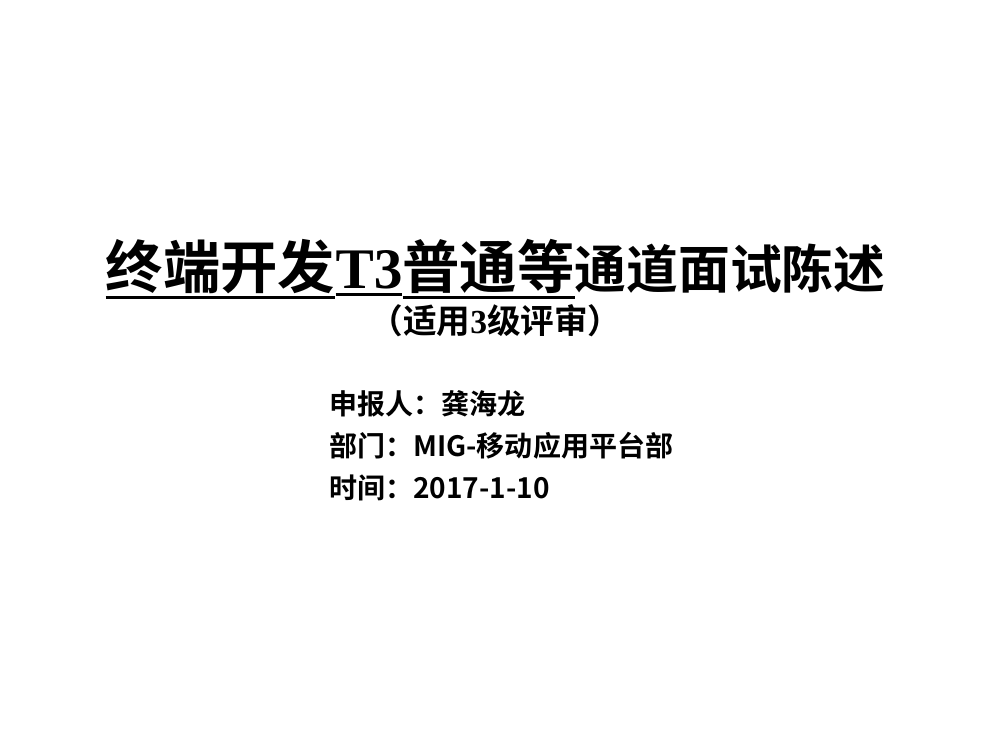
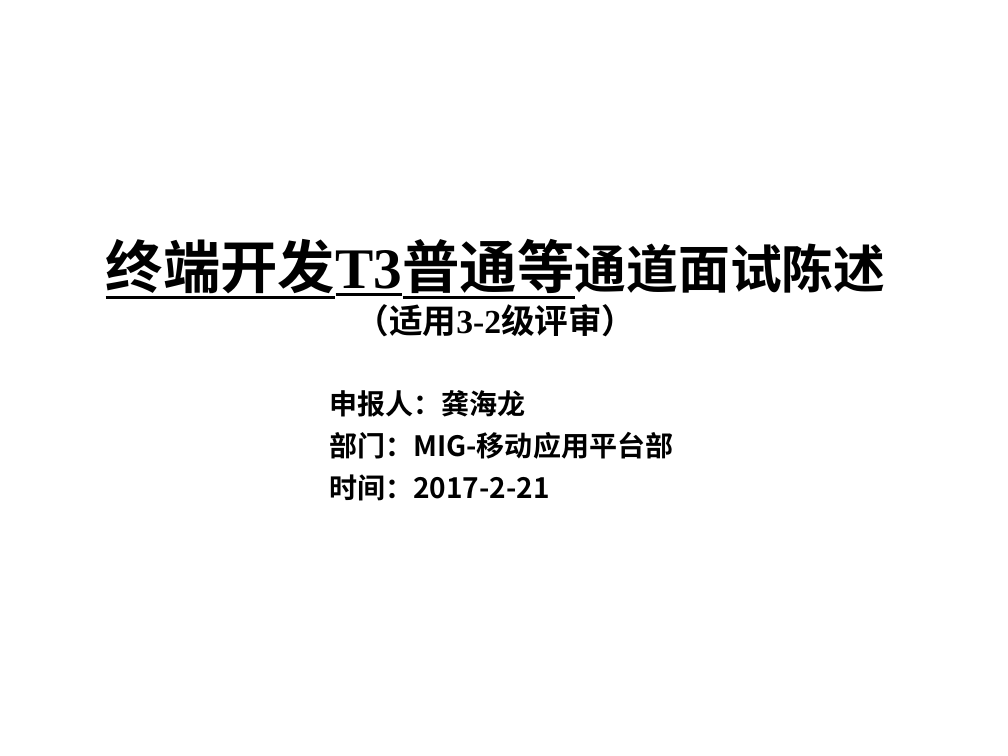
Before and after one commit to hamlingong/data, a slide deck: slide 1 of promote/龚海龙-v1.0.ppt. Drawn at 1008x756 pixels with LibreOffice and Linux fonts; fonts in the diff are those of the drawing; background and template pictures are left out. Boxes give left, top, right and bottom in pixels: in the first picture for what was removed or moved away, otherwise in the second. Text is boxed around its words. In the diff, an @@ line names an element or a change of style, - is before the commit and + after.

```diff
--- a/promote/龚海龙-v1.0.ppt
+++ b/promote/龚海龙-v1.0.ppt
@@ title at box(106, 239, 636, 337): text changed; size 41 to 24 pt @@
-终端开发T3普通等通道面试陈述
-（适用3级评审）
+终端开发T3普通等通道面试陈述
+（适用3-2级评审）
@@ text at box(329, 432, 673, 501): text changed @@
-部门：MIG-移动应用平台部
-时间：2017-1-10
+部门：MIG-移动应用平台部
+时间：2017-2-21
```
Also in this commit, not shown: 12 other slides changed, 1 slide added, 1 slide removed, 2 other files.
